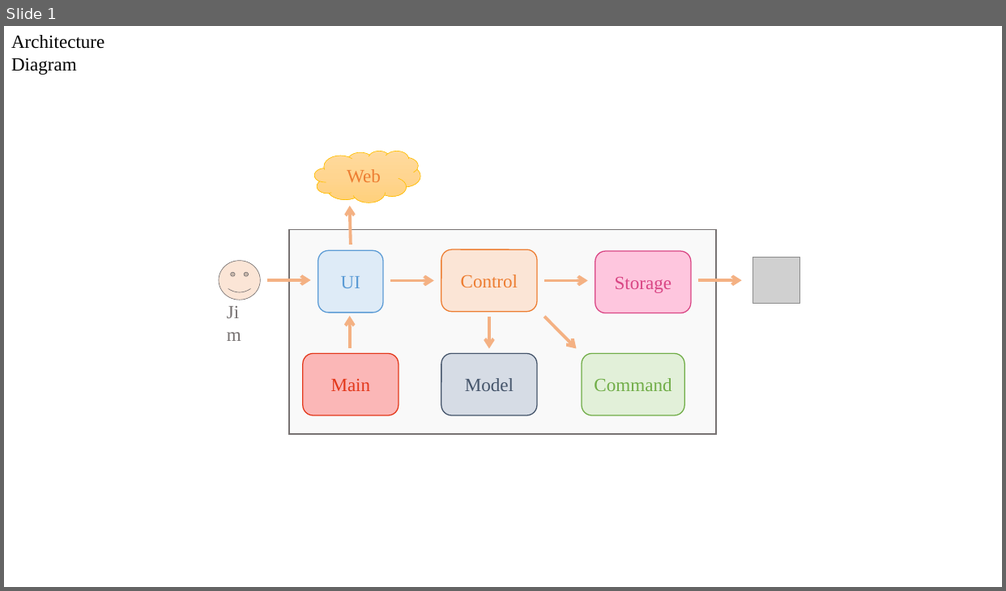
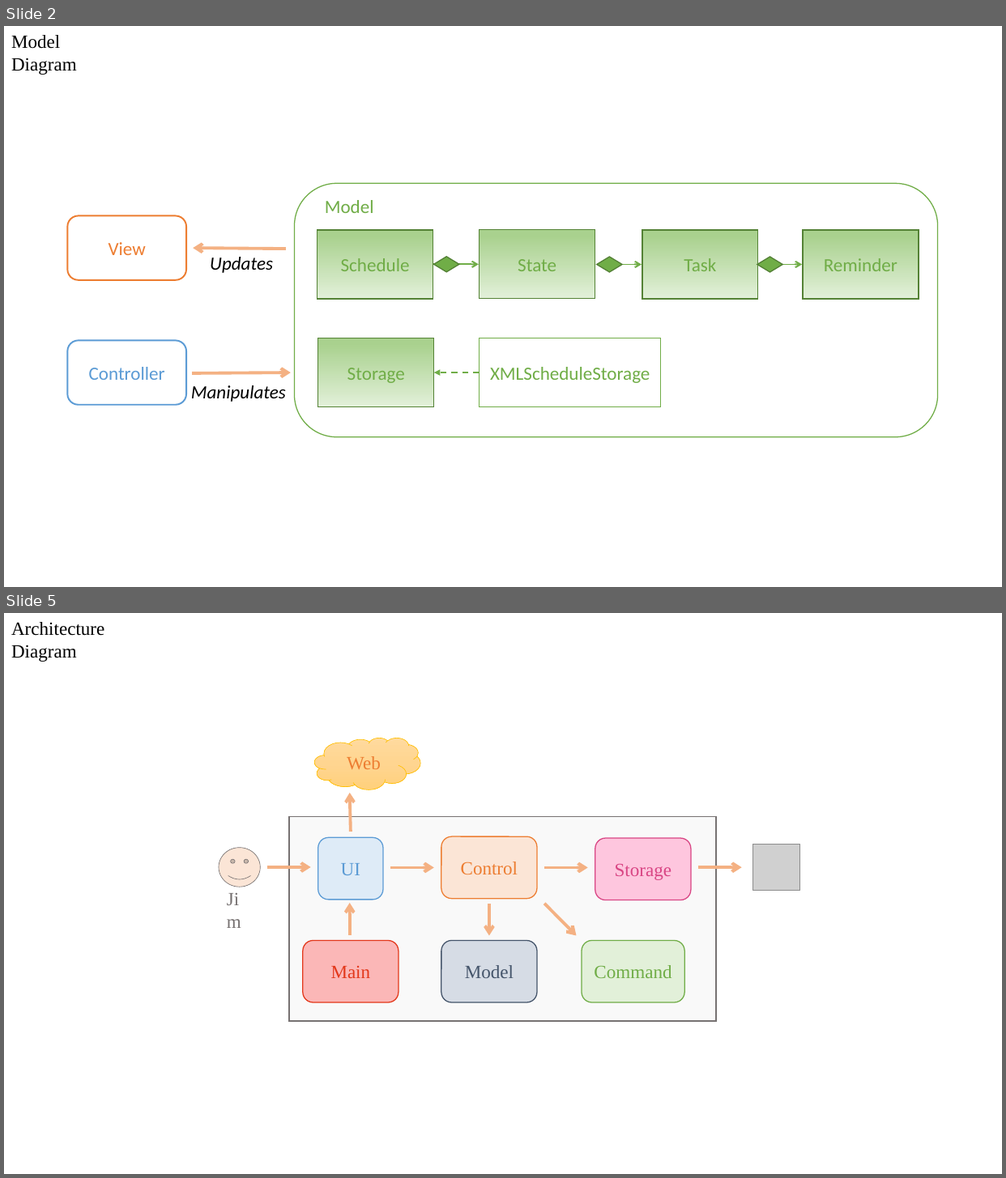
Before and after one commit to CS2103AUG2016-W11-C1/main, a slide deck: doc/UML.pptx. Shown one above the other, each under a label of ours: slide 1 before the commit, slides 2 and 5 after it; the slides between them are not shown. The pictures are 1006x591 and 1006x1178 pixels, drawn with LibreOffice and Linux fonts; fonts in the diff are those of the drawing; grey boxes stand for pictures. Boxes give left, top, right and bottom in pixels: in the first picture for what was removed or moved away, otherwise in the second. Text is boxed around its words. In the diff, an @@ line names an element or a change of style, - is before the commit and + after.

```diff
--- a/doc/UML.pptx
+++ b/doc/UML.pptx
@@ slide 2 added at [4, 26, 1002, 587], background #FFFFFF @@
@@ text added at [11, 35, 77, 75], 18 pt, text #000000 @@
+Model Diagram
@@ group added at [68, 183, 938, 437]: 6 rectangles, 6 arrows, 3 rounded rectangles, 3 texts, 3 diamonds @@
+View
+Controller
+Model
+Schedule
+State
+Task
+Reminder
+Storage
+XMLScheduleStorage
+Manipulates
+Updates
@@ what was slide 1 is now slide 5 @@
```
Also in this commit, not shown: 3 other slides added, 5 other files.
